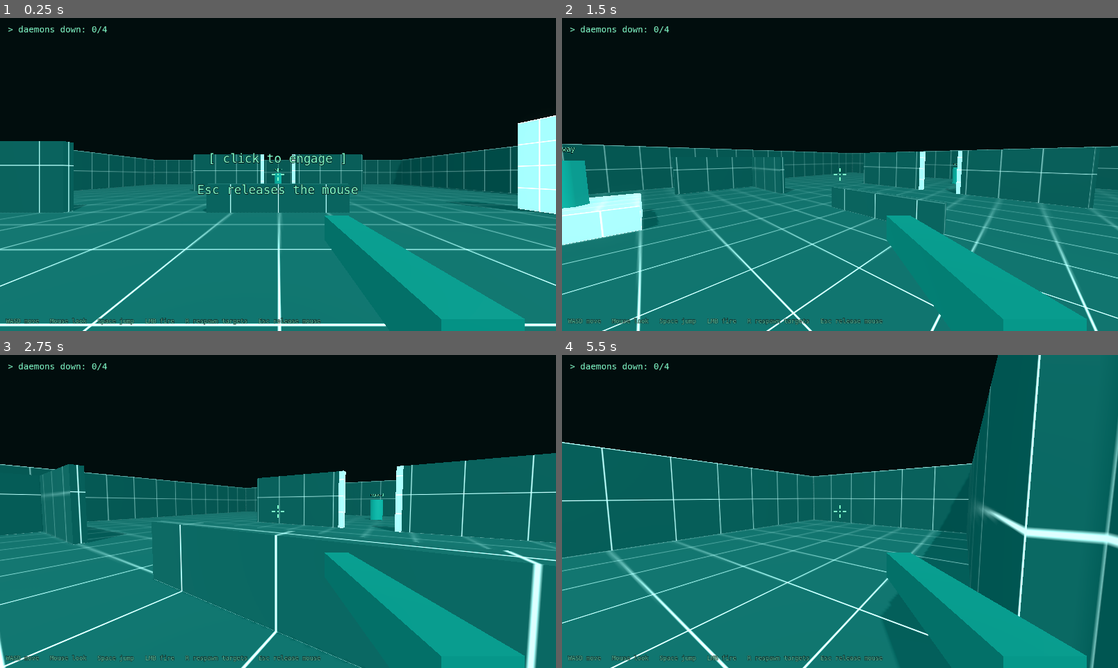
Above: before the commit, frames 1-4 (two rows, left to right).
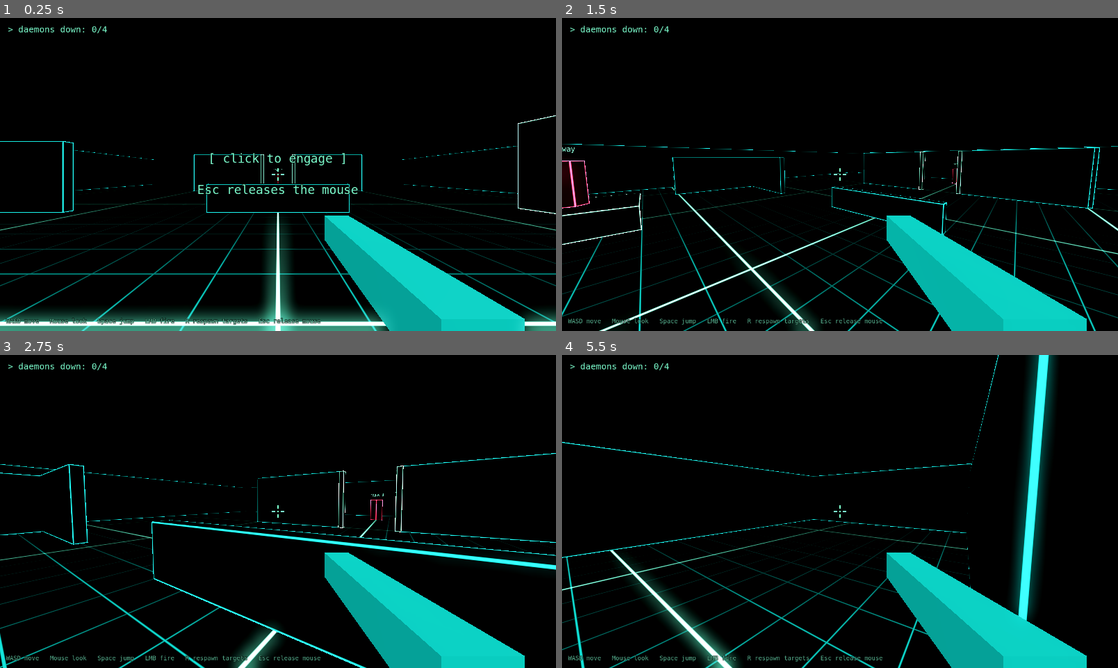
Above: after the commit, the same moments.

Repository: nixfred/sigkill
Game: Godot game, scene res://scenes/main.tscn
Same seed, same stepped clock (60 frames per second), same inputs: the game is played once before the commit and once after it.
Inputs (mouse positions are in pixels of both pictures, inside the frame that each line leads up to):
- Up to frame 1 (0.25 s): no input
- Up to frame 2 (1.5 s): tap Enter at 0.5 s; move the mouse to (962, 158) at 0.52 s; press the mouse at (962, 158) at 0.53 s; hold D (move_right) 0.53-1.28 s; tap Space (jump) at 0.77 s; move the mouse to (812, 174) at 1.27 s; release the mouse at (812, 174) at 1.28 s; hold W (move_forward) from 1.28 s (still down); click (812, 174) at 1.35 s
- Up to frame 3 (2.75 s): keep holding W (move_forward); tap Space (jump) at 1.52 s; move the mouse to (289, 505) at 2.02 s; press the mouse at (289, 505) at 2.03 s
- Up to frame 4 (5.5 s): keep holding W (move_forward); move the mouse to (834, 517) at 2.77 s; release the mouse at (834, 517) at 2.78 s; click (834, 517) at 2.85 s; tap Space (jump) at 3.02, 3.77, 4.52 s; move the mouse to (878, 514) at 3.52 s; press the mouse at (878, 514) at 3.53 s; move the mouse to (795, 508) at 4.27 s; release the mouse at (795, 508) at 4.28 s; click (795, 508) at 4.35 s; move the mouse to (845, 511) at 5.02 s; press the mouse at (845, 511) at 5.03 s

The runs differ from the first frame. In frame 1, 56% of the frame differs, in the area x 0-100%, y 31-100%; in frame 2, 58%; in frame 3, 62%; in frame 4, 73%, in the area x 0-100%, y 0-100%.

Commit message:
C4: Tron environment (grid floor, neon edges, glow, fog)
WHAT: Tron light-grid look for the greybox. shaders/floor_grid.gdshader: black floor,
world-space teal grid with 1 m cells and brighter 8 m major lines, emissive and
anti-aliased with fwidth, energy spread once a pixel is wider than a line.
shaders/neon_edge.gdshader: near-black faces with glowing outline edges for boxes and
for the hexagonal prism, found from plane distances so no normals or extra geometry are
needed; width and colour are uniforms. Every greybox block except the floor gets its own
neon material sized to the block. Target dummies use the same shader in hostile red,
with an amber hit pulse and a white kill flash.
PALETTE: scripts/palette.gd is the single source: void black #000000, base #05080a, teal
#19d3c5, mint #7dffcf, hostile red #ff3355, hostile amber #ffb000, plus look tunables.
The environment colours are applied from it at runtime in main.gd; the scene file keeps
approximations only for the editor preview.
ENVIRONMENT: WorldEnvironment moved into scenes/arena.tscn (one per tree): custom black
background, glow on with screen blend, hdr threshold 0.5, intensity 0.8, bloom 0, black
exponential fog density 0.02, filmic tonemap, no SSAO, SSR or SDFGI. project.godot clear
colour and splash background set to black. docs/ENGINE.md no longer names a GPU model.
EVIDENCE: scripts/check.sh exit 0. Headless Godot runs the shading-language front end
even with the dummy renderer, so shader syntax and semantics ARE checked by the gate:
three broken shader copies (missing semicolon, undefined identifier, invalid render mode)
each exit 1. A throwaway probe outside the repo passed every check: palette hex values,
shader uniform lists, every uniform set by the palette, edge maths against real mesh
surfaces (box exact, hexagon never overshoots and stays above 0.866 of the true edge
distance), environment values, 18 neon blocks plus 1 floor, dummy hit pulse and despawn.
CODEX (third run, read-only, staged diff): one low finding, runtime colours bypassing the
palette (environment colours in the scene file, white kill flash). Fixed. Shaders,
maths, performance and API use: no findings. Codex was not re-run after the fix.
NOT VERIFIED: GPU backend compile, anything visual (glow and fog tuning, the look at
grazing angles and distance), frame cost on the discrete and integrated GPUs, the
Compatibility renderer, colour-space handling of shader uniform defaults, glow behaviour
relative to the tonemapper in 4.7.
SAFETY: PRD section 6 applies. Headless only. Private origin, no force push.
TAGS: sigkill, c4, tron, shader, gdshader, neon-edge, floor-grid, glow, fog, palette

LR-T: sigkill, c4, shader, tron-look, codex-review
LR-D: game, godot, omarchy, rendering
LR-K: sigkill-c4-tron-environment-shaders-and-palette

Co-Authored-By: Claude Fable 5.1 <noreply@anthropic.com>
Claude-Session: https://claude.ai/code/session_01WHf6wK7x2YSBurEbRtP8Dv

Diff:
--- a/project.godot
+++ b/project.godot
@@ -11,7 +11,7 @@
 run/main_scene="res://scenes/main.tscn"
 config/features=PackedStringArray("4.7", "Forward Plus")
 boot_splash/show_image=false
-boot_splash/bg_color=Color(0.035, 0.05, 0.055, 1)
+boot_splash/bg_color=Color(0, 0, 0, 1)
 ; TODO(icon): no icon yet. Use the official icon-only hexagon with white >_ from
 ; /workspace/nixfredos/brand. Do NOT redraw the logo. Then set config/icon here.
 
@@ -29,4 +29,4 @@
 [rendering]
 
 renderer/rendering_method="forward_plus"
-environment/defaults/default_clear_color=Color(0.035, 0.05, 0.055, 1)
+environment/defaults/default_clear_color=Color(0, 0, 0, 1)
--- a/scenes/arena.tscn
+++ b/scenes/arena.tscn
@@ -1,9 +1,31 @@
-[gd_scene load_steps=3 format=3]
+[gd_scene load_steps=4 format=3]
 
 [ext_resource type="PackedScene" path="res://scenes/grey_block.tscn" id="1_block"]
 [ext_resource type="PackedScene" path="res://scenes/target_dummy.tscn" id="2_dummy"]
 
+[sub_resource type="Environment" id="Environment_arena"]
+background_mode = 1
+background_color = Color(0, 0, 0, 1)
+ambient_light_source = 2
+ambient_light_color = Color(0.098, 0.827, 0.773, 1)
+ambient_light_energy = 0.05
+tonemap_mode = 2
+tonemap_exposure = 1.0
+glow_enabled = true
+glow_intensity = 0.8
+glow_strength = 1.0
+glow_bloom = 0.0
+glow_blend_mode = 1
+glow_hdr_threshold = 0.5
+fog_enabled = true
+fog_light_color = Color(0, 0, 0, 1)
+fog_light_energy = 1.0
+fog_density = 0.02
+
 [node name="Arena" type="Node3D"]
+
+[node name="WorldEnvironment" type="WorldEnvironment" parent="."]
+environment = SubResource("Environment_arena")
 
 [node name="Floor" parent="." instance=ExtResource("1_block")]
 position = Vector3(0, -0.25, 0)
--- a/scenes/main.tscn
+++ b/scenes/main.tscn
@@ -1,26 +1,12 @@
-[gd_scene load_steps=6 format=3]
+[gd_scene load_steps=5 format=3]
 
 [ext_resource type="Script" path="res://scripts/main.gd" id="1_main"]
 [ext_resource type="PackedScene" path="res://scenes/arena.tscn" id="2_arena"]
 [ext_resource type="PackedScene" path="res://scenes/player.tscn" id="3_player"]
 [ext_resource type="PackedScene" path="res://scenes/hud.tscn" id="4_hud"]
 
-[sub_resource type="Environment" id="Environment_main"]
-background_mode = 1
-background_color = Color(0.035, 0.05, 0.055, 1)
-ambient_light_source = 2
-ambient_light_color = Color(0.25, 0.55, 0.52, 1)
-ambient_light_energy = 0.45
-glow_enabled = true
-fog_enabled = true
-fog_light_color = Color(0.035, 0.07, 0.07, 1)
-fog_density = 0.012
-
 [node name="Main" type="Node3D"]
 script = ExtResource("1_main")
-
-[node name="WorldEnvironment" type="WorldEnvironment" parent="."]
-environment = SubResource("Environment_main")
 
 [node name="Sun" type="DirectionalLight3D" parent="."]
 rotation = Vector3(-0.95, 0.6, 0)
--- a/scripts/crosshair.gd
+++ b/scripts/crosshair.gd
@@ -30,7 +30,7 @@
 func _draw() -> void:
 	var center := size * 0.5
 	var t := _ping / PING_SECONDS
-	var col := Palette.MINT.lerp(Color.WHITE, t)
+	var col := Palette.MINT.lerp(Palette.FLASH, t)
 	var inner := GAP + 5.0 * t
 	var outer := inner + ARM
 	draw_line(center + Vector2(inner, 0.0), center + Vector2(outer, 0.0), col, 2.0)
--- a/scripts/grey_block.gd
+++ b/scripts/grey_block.gd
@@ -35,7 +35,7 @@
 	var box := BoxMesh.new()
 	box.size = size
 	_mesh_instance.mesh = box
-	_mesh_instance.material_override = Palette.surface(kind)
+	_mesh_instance.material_override = Palette.surface(kind, size)
 	var shape := BoxShape3D.new()
 	shape.size = size
 	_shape_node.shape = shape
--- a/scripts/hud.gd
+++ b/scripts/hud.gd
@@ -61,7 +61,7 @@
 	label.add_theme_font_override("font", Palette.mono_font())
 	label.add_theme_font_size_override("font_size", font_size)
 	label.add_theme_color_override("font_color", Palette.MINT)
-	label.add_theme_color_override("font_outline_color", Palette.BG)
+	label.add_theme_color_override("font_outline_color", Palette.VOID)
 	label.add_theme_constant_override("outline_size", 4)
 	parent.add_child(label)
 	return label
--- a/scripts/main.gd
+++ b/scripts/main.gd
@@ -3,6 +3,7 @@
 ## and handles "respawn all targets" (reloads the scene).
 
 const Controls = preload("res://scripts/controls.gd")
+const Palette = preload("res://scripts/palette.gd")
 
 var _remaining := 0
 var _total := 0
@@ -17,6 +18,7 @@
 
 
 func _ready() -> void:
+	_apply_palette_to_environment()
 	var dummies := get_tree().get_nodes_in_group("targets")
 	_total = dummies.size()
 	_remaining = _total
@@ -24,6 +26,19 @@
 		dummy.connect("downed", _on_target_downed)
 	_player.shot_fired.connect(_on_shot_fired)
 	_hud.set_targets(_remaining, _total)
+
+
+## The arena scene stores approximate colours so the editor previews the look.
+## palette.gd is the single source, so the exact values are applied here at runtime.
+func _apply_palette_to_environment() -> void:
+	var world_env := find_child("WorldEnvironment", true, false) as WorldEnvironment
+	if world_env == null or world_env.environment == null:
+		push_error("main: no WorldEnvironment with an Environment found")
+		return
+	var env := world_env.environment
+	env.background_color = Palette.VOID
+	env.ambient_light_color = Palette.TEAL
+	env.fog_light_color = Palette.VOID
 
 
 func _unhandled_input(event: InputEvent) -> void:
--- a/scripts/palette.gd
+++ b/scripts/palette.gd
@@ -1,48 +1,67 @@
 @tool
 extends RefCounted
-## SIGKILL palette and placeholder materials.
-## Dark terminal look: near-black surfaces, teal and mint accents.
-## Everything here is a placeholder for real art. Keep every colour in this file
-## so a re-skin is a single edit.
+## SIGKILL palette and material factory. The single source for every colour and look tunable.
+##
+## Tron look: void-black sky, near-black faces, glowing neon edges and grid lines.
+## Teal and mint belong to the player side, red and amber to hostiles.
+## The .gdshader files carry matching defaults only so a material previews sensibly in the
+## editor. Every value set here wins at runtime. Change colours here, nowhere else.
 
 enum Surface { WALL, FLOOR, ACCENT, CRATE }
 
-const BG := Color(0.035, 0.050, 0.055)
-const WALL_BASE := Color(0.070, 0.105, 0.110)
-const FLOOR_BASE := Color(0.050, 0.075, 0.080)
-const ACCENT_BASE := Color(0.060, 0.140, 0.135)
-const CRATE_BASE := Color(0.085, 0.120, 0.115)
-const TEAL_DIM := Color(0.060, 0.420, 0.400)
-const TEAL := Color(0.090, 0.720, 0.670)
-const MINT := Color(0.500, 1.000, 0.800)
-const TEXT := Color(0.720, 1.000, 0.940)
-const ALERT := Color(1.000, 0.370, 0.430)
+# Floats are hex / 255. The hex value is in each comment.
+const VOID := Color(0.0, 0.0, 0.0)  # #000000 sky, clear colour, text outlines
+const BASE := Color(0.019607843, 0.031372549, 0.039215686)  # #05080a floor, wall and face base
+const TEAL := Color(0.098039216, 0.827450980, 0.772549020)  # #19d3c5 player side neon
+const MINT := Color(0.490196078, 1.0, 0.811764706)  # #7dffcf player side highlight
+const HOSTILE_RED := Color(1.0, 0.2, 0.333333333)  # #ff3355 hostile neon
+const HOSTILE_AMBER := Color(1.0, 0.690196078, 0.0)  # #ffb000 hostile highlight
+const FLASH := Color(1.0, 1.0, 1.0)  # #ffffff kill flash and hit-marker pop
 
-static var _grid_texture: ImageTexture
-static var _surface_cache: Dictionary = {}
+# Look tunables. Lengths are in metres, energies multiply the emission colour.
+const EDGE_WIDTH := 0.04
+const GRID_CELL := 1.0
+const GRID_MAJOR_EVERY := 8.0
+const GRID_MINOR_WIDTH := 0.02
+const GRID_MAJOR_WIDTH := 0.05
+const GRID_MINOR_ENERGY := 1.0
+const GRID_MAJOR_ENERGY := 2.2
+const WALL_EDGE_ENERGY := 2.0
+const ACCENT_EDGE_ENERGY := 2.6
+const CRATE_EDGE_ENERGY := 1.6
+const HOSTILE_ENERGY := 3.0
+
+static var _shaders: Dictionary = {}
+static var _floor_material_cache: ShaderMaterial
 static var _mono: SystemFont
 
 
-## Greybox surface: flat dark base with a faint glowing grid, drawn in world space
-## so every block gets the same scale reference.
-static func surface(kind: int) -> StandardMaterial3D:
-	if _surface_cache.has(kind):
-		return _surface_cache[kind]
-	var mat: StandardMaterial3D
+## Greybox surface for a block of the given size. Floors share one world-space grid material.
+## Every other kind gets its own material so the edge shader knows the block's size.
+static func surface(kind: int, size: Vector3 = Vector3.ONE) -> ShaderMaterial:
+	var mat: ShaderMaterial
 	match kind:
 		Surface.FLOOR:
-			mat = _grid_material(FLOOR_BASE, TEAL_DIM, 0.9, 2.0)
+			mat = _floor_material()
 		Surface.ACCENT:
-			mat = _grid_material(ACCENT_BASE, MINT, 1.4, 1.0)
+			mat = _neon_material(size, MINT, ACCENT_EDGE_ENERGY)
 		Surface.CRATE:
-			mat = _grid_material(CRATE_BASE, TEAL, 1.0, 0.5)
+			mat = _neon_material(size, TEAL, CRATE_EDGE_ENERGY)
 		_:
-			mat = _grid_material(WALL_BASE, TEAL_DIM, 0.8, 2.0)
-	_surface_cache[kind] = mat
+			mat = _neon_material(size, TEAL, WALL_EDGE_ENERGY)
 	return mat
 
 
-## Dark body with a glowing emission colour. Used for the cannon and targets.
+## Hostile target body: neon edges in hostile red on a hexagonal prism.
+## radius is the circumradius of the CylinderMesh, height its full height.
+static func hostile_material(radius: float, height: float) -> ShaderMaterial:
+	var apothem := radius * 0.8660254  # regular hexagon: radius * cos(30 degrees)
+	var mat := _neon_material(Vector3(apothem * 2.0, height, 0.0), HOSTILE_RED, HOSTILE_ENERGY)
+	mat.set_shader_parameter("hex_prism", true)
+	return mat
+
+
+## Dark body with a glowing emission colour. Used for the cannon viewmodel.
 static func glow(color: Color, energy: float = 1.5) -> StandardMaterial3D:
 	var mat := StandardMaterial3D.new()
 	mat.albedo_color = color.darkened(0.65)
@@ -69,32 +88,36 @@
 	return _mono
 
 
-static func _grid_material(base: Color, line: Color, line_energy: float, cell_m: float) -> StandardMaterial3D:
-	var mat := StandardMaterial3D.new()
-	mat.albedo_color = base
-	mat.roughness = 0.95
-	mat.emission_enabled = true
-	mat.emission = line
-	mat.emission_energy_multiplier = line_energy
-	mat.emission_texture = _grid()
-	mat.uv1_triplanar = true
-	mat.uv1_world_triplanar = true
-	mat.uv1_scale = Vector3.ONE / cell_m
-	mat.texture_filter = BaseMaterial3D.TEXTURE_FILTER_LINEAR_WITH_MIPMAPS_ANISOTROPIC
-	return mat
+static func _shader(shader_name: String) -> Shader:
+	if not _shaders.has(shader_name):
+		_shaders[shader_name] = load("res://shaders/%s.gdshader" % shader_name)
+	return _shaders[shader_name]
 
 
-## Black tile with a bright 2 px edge. Used as an emission mask, so only the lines glow.
-static func _grid() -> ImageTexture:
-	if _grid_texture != null:
-		return _grid_texture
-	var px := 128
-	var img := Image.create_empty(px, px, true, Image.FORMAT_RGBA8)
-	img.fill(Color(0.0, 0.0, 0.0, 1.0))
-	for i in range(px):
-		for t in range(2):
-			img.set_pixel(i, t, Color.WHITE)
-			img.set_pixel(t, i, Color.WHITE)
-	img.generate_mipmaps()
-	_grid_texture = ImageTexture.create_from_image(img)
-	return _grid_texture
+static func _floor_material() -> ShaderMaterial:
+	if _floor_material_cache == null:
+		var mat := ShaderMaterial.new()
+		mat.shader = _shader("floor_grid")
+		mat.set_shader_parameter("base_color", BASE)
+		mat.set_shader_parameter("minor_color", TEAL)
+		mat.set_shader_parameter("major_color", MINT)
+		mat.set_shader_parameter("cell_size", GRID_CELL)
+		mat.set_shader_parameter("major_every", GRID_MAJOR_EVERY)
+		mat.set_shader_parameter("minor_width", GRID_MINOR_WIDTH)
+		mat.set_shader_parameter("major_width", GRID_MAJOR_WIDTH)
+		mat.set_shader_parameter("minor_energy", GRID_MINOR_ENERGY)
+		mat.set_shader_parameter("major_energy", GRID_MAJOR_ENERGY)
+		_floor_material_cache = mat
+	return _floor_material_cache
+
+
+static func _neon_material(size: Vector3, edge: Color, energy: float) -> ShaderMaterial:
+	var mat := ShaderMaterial.new()
+	mat.shader = _shader("neon_edge")
+	mat.set_shader_parameter("face_color", BASE)
+	mat.set_shader_parameter("edge_color", edge)
+	mat.set_shader_parameter("edge_width", EDGE_WIDTH)
+	mat.set_shader_parameter("edge_energy", energy)
+	mat.set_shader_parameter("hex_prism", false)
+	mat.set_shader_parameter("half_extents", size * 0.5)
+	return mat
--- a/scripts/target_dummy.gd
+++ b/scripts/target_dummy.gd
@@ -8,7 +8,6 @@
 ## Emitted once, on the hit that removes the dummy.
 signal downed(dummy: Node3D)
 
-const REST_ENERGY := 0.9
 const DESPAWN_SECONDS := 0.2
 
 @export var tag_text: String = "<defunct>"
@@ -16,7 +15,7 @@
 
 var _health := 1.0
 var _dead := false
-var _material: StandardMaterial3D
+var _material: ShaderMaterial
 
 @onready var _body: MeshInstance3D = $Body
 @onready var _shape: CollisionShape3D = $Shape
@@ -25,7 +24,8 @@
 
 func _ready() -> void:
 	_health = max_health
-	_material = Palette.glow(Palette.TEAL, REST_ENERGY)
+	var hex := _body.mesh as CylinderMesh
+	_material = Palette.hostile_material(hex.top_radius, hex.height)
 	_body.material_override = _material
 
 	_tag.text = tag_text
@@ -34,7 +34,7 @@
 	_tag.pixel_size = 0.006
 	_tag.outline_size = 10
 	_tag.modulate = Palette.MINT
-	_tag.outline_modulate = Palette.BG
+	_tag.outline_modulate = Palette.VOID
 	_tag.billboard = BaseMaterial3D.BILLBOARD_ENABLED
 
 
@@ -53,16 +53,16 @@
 
 
 func _pulse() -> void:
-	_material.emission = Palette.MINT
-	_material.emission_energy_multiplier = 6.0
+	_material.set_shader_parameter("edge_color", Palette.HOSTILE_AMBER)
+	_material.set_shader_parameter("edge_energy", 8.0)
 	var tween := create_tween()
-	tween.tween_property(_material, "emission_energy_multiplier", REST_ENERGY, 0.12)
-	tween.parallel().tween_property(_material, "emission", Palette.TEAL, 0.12)
+	tween.tween_property(_material, "shader_parameter/edge_energy", Palette.HOSTILE_ENERGY, 0.12)
+	tween.parallel().tween_property(_material, "shader_parameter/edge_color", Palette.HOSTILE_RED, 0.12)
 
 
 func _despawn() -> void:
-	_material.emission = Color.WHITE
-	_material.emission_energy_multiplier = 8.0
+	_material.set_shader_parameter("edge_color", Palette.FLASH)
+	_material.set_shader_parameter("edge_energy", 10.0)
 	var tween := create_tween()
 	tween.set_parallel(true)
 	tween.tween_property(_body, "scale", Vector3.ONE * 0.05, DESPAWN_SECONDS)
--- /dev/null
+++ b/shaders/floor_grid.gdshader
@@ -0,0 +1,46 @@
+// SIGKILL floor grid: black floor, thin emissive teal grid (1 m cells) and brighter major
+// lines every 8 m. Works in world space, so every floor block shares one continuous grid.
+// Lines are anti-aliased with fwidth and lose energy as they shrink below a pixel, so the far
+// floor fades to black instead of shimmering.
+// Colour defaults only mirror scripts/palette.gd so the material previews in the editor.
+// palette.gd sets every value at runtime and is the single source.
+shader_type spatial;
+render_mode specular_disabled;
+
+uniform vec4 base_color : source_color = vec4(0.0196, 0.0314, 0.0392, 1.0);
+uniform vec4 minor_color : source_color = vec4(0.098, 0.827, 0.773, 1.0);
+uniform vec4 major_color : source_color = vec4(0.490, 1.0, 0.812, 1.0);
+uniform float cell_size : hint_range(0.1, 10.0) = 1.0;
+uniform float major_every : hint_range(1.0, 32.0) = 8.0;
+uniform float minor_width : hint_range(0.001, 0.2) = 0.02;
+uniform float major_width : hint_range(0.001, 0.4) = 0.05;
+uniform float minor_energy : hint_range(0.0, 16.0) = 1.0;
+uniform float major_energy : hint_range(0.0, 16.0) = 2.2;
+
+varying vec3 world_pos;
+
+void vertex() {
+	world_pos = (MODEL_MATRIX * vec4(VERTEX, 1.0)).xyz;
+}
+
+// Anti-aliased coverage of a periodic line along one axis.
+// coord is the world coordinate divided by the cell size. width_cells is the line width in cells.
+float grid_mask(float coord, float width_cells) {
+	float fw = max(fwidth(coord), 0.00001);
+	float dist = abs(fract(coord - 0.5) - 0.5); // distance to the nearest line, in cells
+	float half_w = width_cells * 0.5;
+	float cover = 1.0 - smoothstep(half_w - fw, half_w + fw, dist);
+	// Once a pixel is wider than the line, spread the line's energy over the pixel.
+	return cover * min(1.0, width_cells / fw);
+}
+
+void fragment() {
+	float major_cell = cell_size * major_every;
+	vec2 minor_uv = world_pos.xz / cell_size;
+	vec2 major_uv = world_pos.xz / major_cell;
+	float minor_line = max(grid_mask(minor_uv.x, minor_width / cell_size), grid_mask(minor_uv.y, minor_width / cell_size));
+	float major_line = max(grid_mask(major_uv.x, major_width / major_cell), grid_mask(major_uv.y, major_width / major_cell));
+	ALBEDO = base_color.rgb;
+	ROUGHNESS = 1.0;
+	EMISSION = minor_color.rgb * (minor_energy * minor_line) + major_color.rgb * (major_energy * major_line);
+}
--- /dev/null
+++ b/shaders/neon_edge.gdshader
@@ -0,0 +1,67 @@
+// SIGKILL neon edge: near-black faces with glowing edges along the shape's outline.
+// Two shapes: a box (hex_prism = false) and a regular hexagonal prism (hex_prism = true).
+// Edge width is in metres, measured in local space.
+//
+// How it finds edges without normals or extra geometry: on any flat face one of the
+// plane distances is zero (the face itself). The second smallest distance is how far the
+// point is from the nearest edge. A box has three plane families. The hexagonal prism has
+// four: three side-plane pairs plus the top and bottom caps. Hexagon vertical edges come out
+// about 13 percent thinner than the rim edges, because side planes meet at 120 degrees.
+//
+// half_extents: box = half size on each axis. Hexagon = (apothem, half height, unused).
+// Colour defaults only mirror scripts/palette.gd so the material previews in the editor.
+// palette.gd sets every value at runtime and is the single source.
+shader_type spatial;
+render_mode specular_disabled;
+
+uniform vec4 face_color : source_color = vec4(0.0196, 0.0314, 0.0392, 1.0);
+uniform vec4 edge_color : source_color = vec4(0.098, 0.827, 0.773, 1.0);
+uniform float edge_width : hint_range(0.001, 0.5) = 0.04;
+uniform float edge_energy : hint_range(0.0, 16.0) = 2.0;
+uniform bool hex_prism = false;
+uniform vec3 half_extents = vec3(1.0);
+
+varying vec3 local_pos;
+
+void vertex() {
+	local_pos = VERTEX;
+}
+
+// Distance in metres from this point to the nearest edge of the shape.
+float edge_distance() {
+	if (hex_prism) {
+		// Side-plane normals sit at 30, 90 and 150 degrees measured from +Z toward +X,
+		// which is how CylinderMesh lays out a six-sided prism.
+		vec2 p = local_pos.xz;
+		float d0 = half_extents.x - abs(dot(p, vec2(0.5, 0.8660254)));
+		float d1 = half_extents.x - abs(p.x);
+		float d2 = half_extents.x - abs(dot(p, vec2(0.5, -0.8660254)));
+		float dy = half_extents.y - abs(local_pos.y);
+		float lo_a = min(d0, d1);
+		float hi_a = max(d0, d1);
+		float lo_b = min(d2, dy);
+		float hi_b = max(d2, dy);
+		// Second smallest of the four distances.
+		return min(max(lo_a, lo_b), min(hi_a, hi_b));
+	}
+	vec3 d = half_extents - abs(local_pos);
+	float smallest = min(d.x, min(d.y, d.z));
+	float largest = max(d.x, max(d.y, d.z));
+	// Middle of the three distances.
+	return d.x + d.y + d.z - smallest - largest;
+}
+
+// Anti-aliased coverage of the edge line. Loses energy once a pixel is wider than the line.
+float edge_cover(float dist) {
+	float fw = max(fwidth(dist), 0.00001);
+	float half_w = edge_width * 0.5;
+	float cover = 1.0 - smoothstep(half_w - fw, half_w + fw, dist);
+	return cover * min(1.0, edge_width / fw);
+}
+
+void fragment() {
+	float cover = edge_cover(edge_distance());
+	ALBEDO = face_color.rgb;
+	ROUGHNESS = 1.0;
+	EMISSION = edge_color.rgb * (edge_energy * cover);
+}
Not shown, added: shaders/floor_grid.gdshader.uid
Not shown, added: shaders/neon_edge.gdshader.uid
Not shown, changed: docs/ENGINE.md
